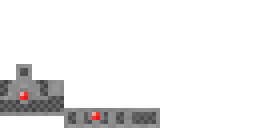
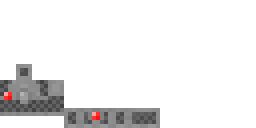
Revision of a layered w=256, h=128 image; what changed, layer by layer:
painted on "Gems" over [4, 92, 28, 100]
